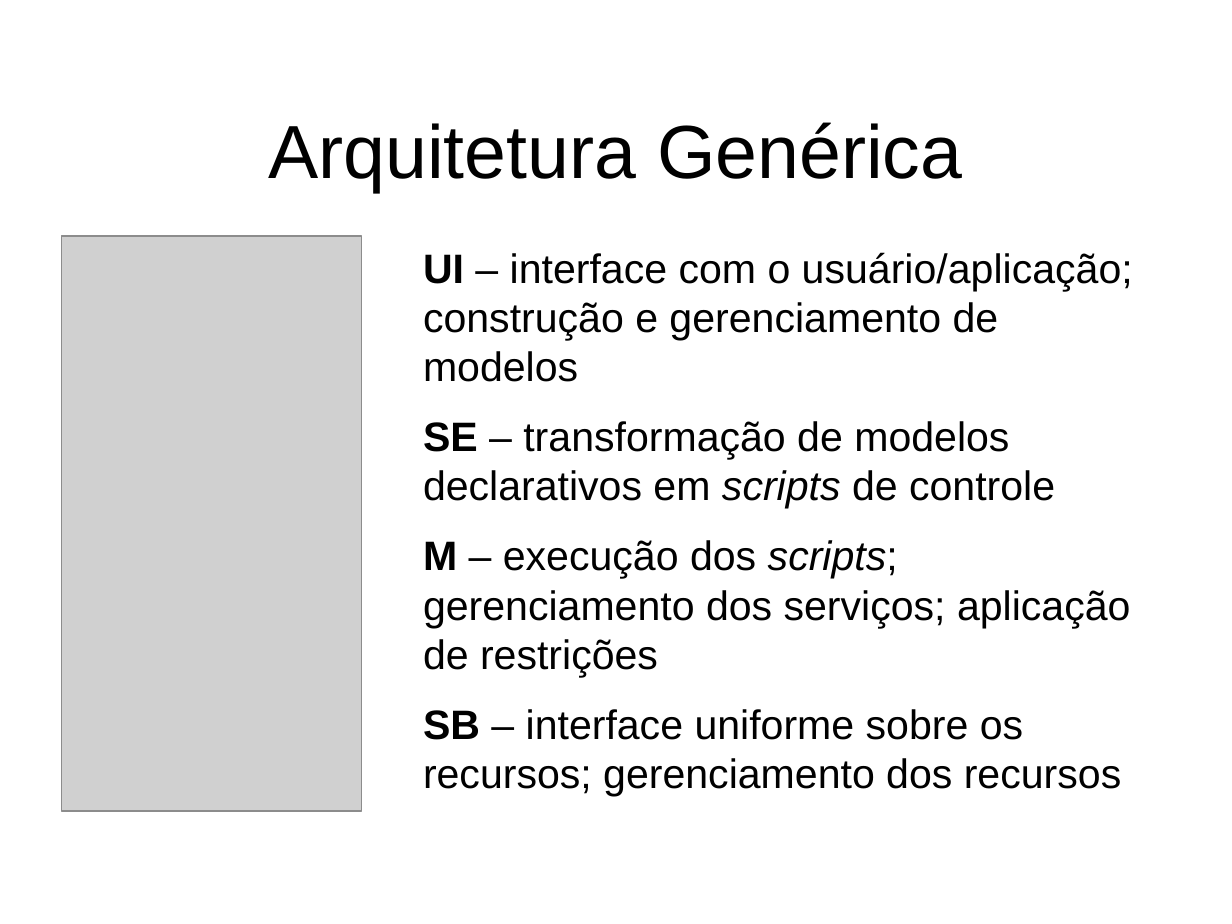
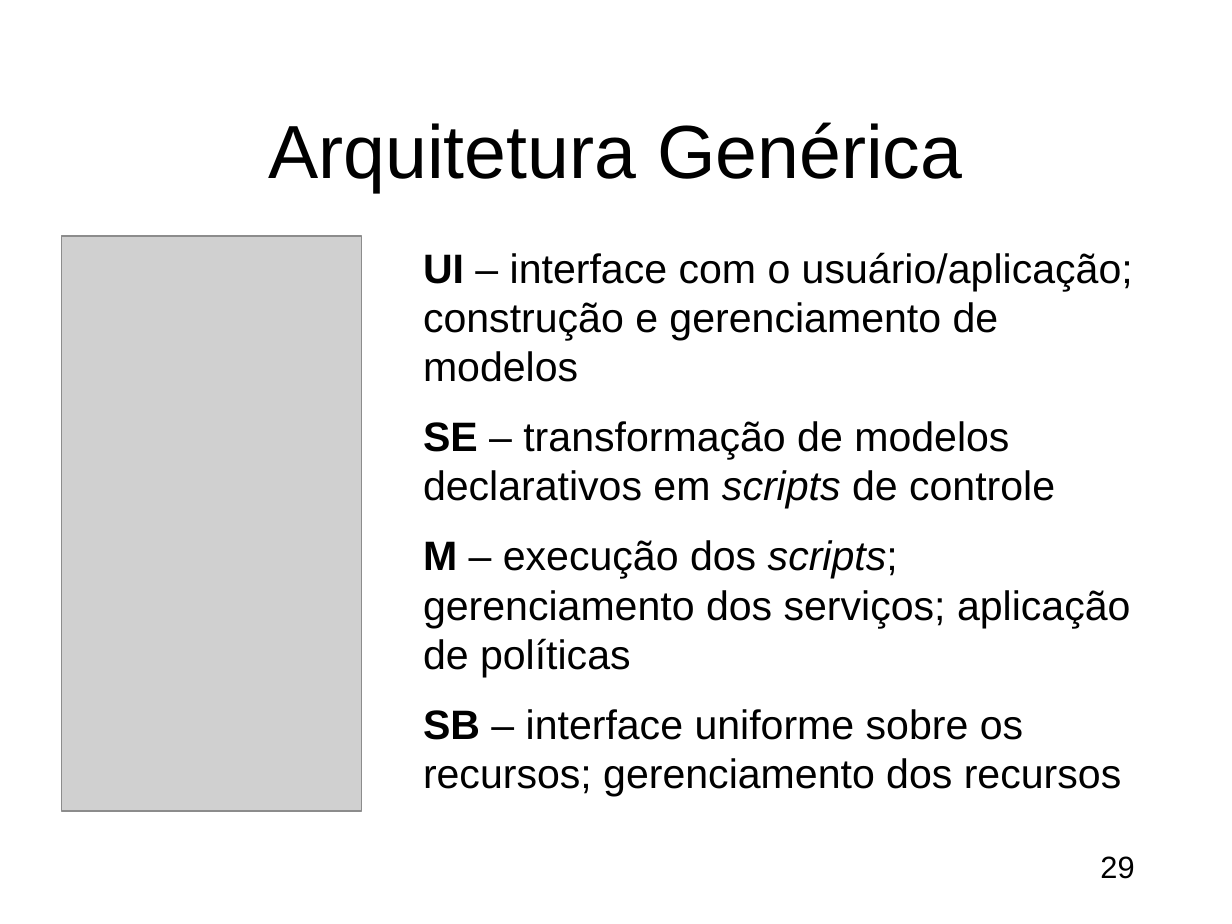
Before and after one commit to gcms/ncb, a slide deck: slide 29 of dissertacao/ApresentacaoGustavo.pptx (slide 21 before the commit). Drawn at 1232x924 pixels with LibreOffice and Linux fonts; fonts in the diff are those of the drawing; grey boxes stand for pictures; background and template pictures are left out. Boxes give left, top, right and bottom in pixels: in the first picture for what was removed or moved away, otherwise in the second. Text is boxed around its words. In the diff, an @@ line names an element or a change of style, - is before the commit and + after.

```diff
--- a/dissertacao/ApresentacaoGustavo.pptx
+++ b/dissertacao/ApresentacaoGustavo.pptx
@@ text at (423,540,1130,677): text changed @@
-M – execução dos scripts; gerenciamento dos serviços; aplicação de restrições
+M – execução dos scripts; gerenciamento dos serviços; aplicação de políticas
@@ page number added at (1100,856,1134,879), 18 pt, text #000000 @@
+29
```
Also in this commit, not shown: 23 other slides changed, 96 slides added, 15 slides removed, 2 other files.
